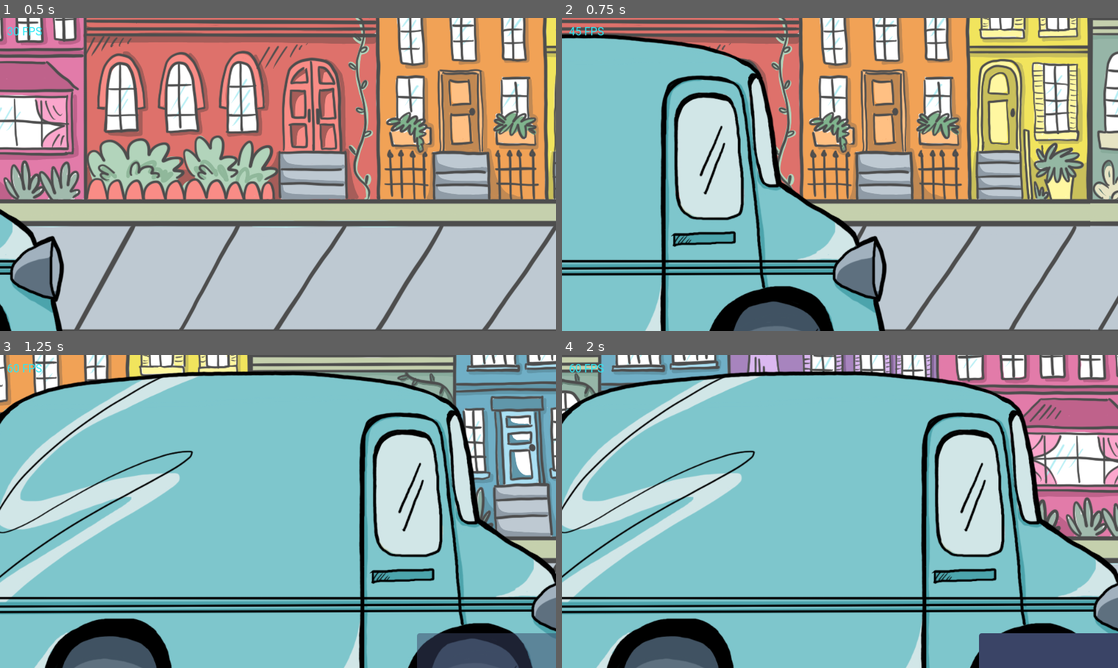
Above: before the commit, frames 1-4 (two rows, left to right).
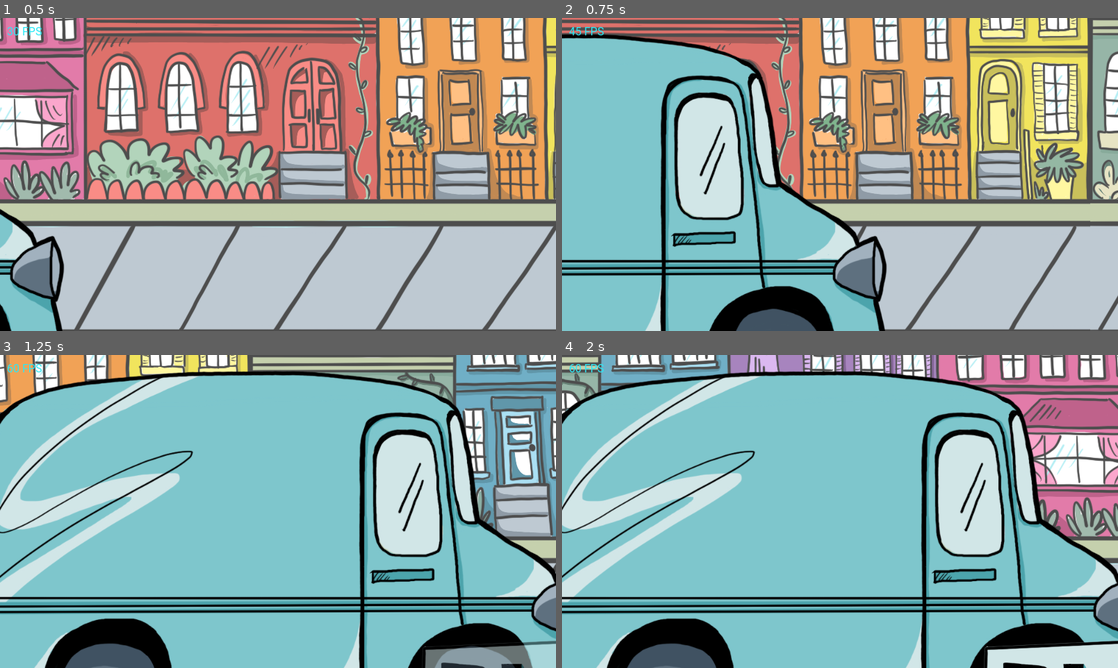
Above: after the commit, the same moments.

Repository: Bloodyaugust/ld-53
Game: Godot game, scene res://scenes/main.tscn
Two runs of this game, one before a commit and one after it. Both use one fixed random seed, a clock stepped at 60 frames per second and the inputs below.
Inputs (mouse positions are in pixels of both pictures, inside the frame that each line leads up to):
- Up to frame 1 (0.5 s): no input
- Up to frame 2 (0.75 s): move the mouse to (962, 158) at 0.52 s; hold Right (ui_right) from 0.53 s (still down); click (962, 158) at 0.67 s
- Up to frame 3 (1.25 s): keep holding Right (ui_right)
- Up to frame 4 (2 s): release Right (ui_right) at 1.25 s; drag from (728, 527) to (812, 574) at 1.27 s

Frame 1 is identical in both runs. In frame 2, 0.5% of the frame differs, in the area x 30-47%, y 90-100%; in frame 3, 3.3%; in frame 4, 3.4%, in the area x 11-100%, y 88-100%.

Commit message:
Add play button and mailbox sprites
- Tweak placement of some chunk actors
- Update truck sprites

Diff:
--- a/actors/BackgroundChunks/Chunk-5.tscn
+++ b/actors/BackgroundChunks/Chunk-5.tscn
@@ -11,4 +11,4 @@
 texture = ExtResource("2_jy7qi")
 
 [node name="DropoffPoint" parent="." instance=ExtResource("3_dgvfe")]
-position = Vector2(-508, -1)
+position = Vector2(-496, -58)
--- a/actors/DropoffPoint.gd
+++ b/actors/DropoffPoint.gd
@@ -1,4 +1,4 @@
-extends Sprite2D
+extends Node2D
 
 @onready var _area2d: Area2D = %Area2D
 
--- a/actors/DropoffPoint.tscn
+++ b/actors/DropoffPoint.tscn
@@ -1,17 +1,18 @@
 [gd_scene load_steps=4 format=3 uid="uid://b2rkn3jrong4f"]
 
-[ext_resource type="Texture2D" uid="uid://4typrc2p2rra" path="res://icon.png" id="1_umk5r"]
 [ext_resource type="Script" path="res://actors/DropoffPoint.gd" id="2_e6c8i"]
+[ext_resource type="Texture2D" uid="uid://br6s1j1va8ggl" path="res://sprites/mailbox.png" id="2_ul7pd"]
 
 [sub_resource type="RectangleShape2D" id="RectangleShape2D_75lie"]
 size = Vector2(64, 169.075)
 
-[node name="DropoffPoint" type="Sprite2D"]
+[node name="DropoffPoint" type="Node2D"]
 modulate = Color(1, 1, 0.0980392, 1)
-position = Vector2(0, -35)
-scale = Vector2(1, 2.09375)
-texture = ExtResource("1_umk5r")
 script = ExtResource("2_e6c8i")
+
+[node name="Sprite2D" type="Sprite2D" parent="."]
+scale = Vector2(0.3, 0.3)
+texture = ExtResource("2_ul7pd")
 
 [node name="Area2D" type="Area2D" parent="." groups=["dropoff"]]
 unique_name_in_owner = true
--- a/actors/Player.gd
+++ b/actors/Player.gd
@@ -80,6 +80,8 @@
           _health = data.health
           _state = STATES.DRIVING
           Store.state.move_speed = data.max_move_speed
+          _area2D.monitorable = false
+          _area2D.monitoring = false
         GameConstants.GAME_RESULTS:
           if _tween:
             _tween.kill()
@@ -90,6 +92,8 @@
           if _tween:
             _tween.kill()
 
+          _area2D.monitorable = true
+          _area2D.monitoring = true
           _tween = create_tween().set_trans(Tween.TRANS_LINEAR)
           _state = STATES.RESETTING
           Store.state.move_speed = 0.0
--- a/actors/TutorialChunks/Chunk-3.tscn
+++ b/actors/TutorialChunks/Chunk-3.tscn
@@ -12,8 +12,8 @@
 texture = ExtResource("2_ea17x")
 
 [node name="Sprite2D2" type="Sprite2D" parent="."]
-position = Vector2(532, -212)
+position = Vector2(542, -273)
 texture = ExtResource("3_4f2va")
 
 [node name="DropoffPoint" parent="." instance=ExtResource("4_5guor")]
-position = Vector2(533, -2)
+position = Vector2(543, -63)
--- a/project.godot
+++ b/project.godot
@@ -60,12 +60,14 @@
 "deadzone": 0.5,
 "events": [Object(InputEventKey,"resource_local_to_scene":false,"resource_name":"","device":0,"window_id":0,"alt_pressed":false,"shift_pressed":false,"ctrl_pressed":false,"meta_pressed":false,"pressed":false,"keycode":0,"physical_keycode":87,"key_label":0,"unicode":0,"echo":false,"script":null)
 , Object(InputEventJoypadMotion,"resource_local_to_scene":false,"resource_name":"","device":-1,"axis":1,"axis_value":-1.0,"script":null)
+, Object(InputEventKey,"resource_local_to_scene":false,"resource_name":"","device":-1,"window_id":0,"alt_pressed":false,"shift_pressed":false,"ctrl_pressed":false,"meta_pressed":false,"pressed":false,"keycode":0,"physical_keycode":4194320,"key_label":0,"unicode":0,"echo":false,"script":null)
 ]
 }
 move_down={
 "deadzone": 0.5,
 "events": [Object(InputEventKey,"resource_local_to_scene":false,"resource_name":"","device":0,"window_id":0,"alt_pressed":false,"shift_pressed":false,"ctrl_pressed":false,"meta_pressed":false,"pressed":false,"keycode":0,"physical_keycode":83,"key_label":0,"unicode":0,"echo":false,"script":null)
 , Object(InputEventJoypadMotion,"resource_local_to_scene":false,"resource_name":"","device":-1,"axis":1,"axis_value":1.0,"script":null)
+, Object(InputEventKey,"resource_local_to_scene":false,"resource_name":"","device":-1,"window_id":0,"alt_pressed":false,"shift_pressed":false,"ctrl_pressed":false,"meta_pressed":false,"pressed":false,"keycode":0,"physical_keycode":4194322,"key_label":0,"unicode":0,"echo":false,"script":null)
 ]
 }
 
--- a/scenes/main.tscn
+++ b/scenes/main.tscn
@@ -19,7 +19,9 @@
 [ext_resource type="PackedScene" uid="uid://dkebah7fnyvlo" path="res://actors/BackgroundChunks/Chunk-1.tscn" id="9_7rlw0"]
 [ext_resource type="Script" path="res://scripts/controllers/ChunkController.gd" id="10_4x66y"]
 [ext_resource type="Script" path="res://views/Results.gd" id="13_pcmex"]
+[ext_resource type="Texture2D" uid="uid://d0bmp56nfrgcv" path="res://sprites/buttons/playbutton1.png" id="14_f2ex7"]
 [ext_resource type="Script" path="res://views/HUD.gd" id="14_q0ovd"]
+[ext_resource type="Texture2D" uid="uid://h5rl4l7asebq" path="res://sprites/buttons/playbutton2.png" id="15_ok0r8"]
 
 [sub_resource type="SpriteFrames" id="SpriteFrames_opsxp"]
 animations = [{
@@ -112,15 +114,18 @@
 theme = ExtResource("2_1ffbx")
 script = ExtResource("4")
 
-[node name="Play" type="Button" parent="UIRoot/MainMenu"]
+[node name="Play" type="TextureButton" parent="UIRoot/MainMenu"]
 unique_name_in_owner = true
 layout_mode = 2
 offset_left = 600.0
 offset_top = 400.0
 offset_right = 1012.0
 offset_bottom = 646.0
-theme_override_font_sizes/font_size = 20
-text = "Play"
+mouse_default_cursor_shape = 2
+texture_normal = ExtResource("14_f2ex7")
+texture_pressed = ExtResource("15_ok0r8")
+ignore_texture_size = true
+stretch_mode = 0
 
 [node name="About" type="Button" parent="UIRoot/MainMenu"]
 unique_name_in_owner = true
--- a/views/MainMenu.gd
+++ b/views/MainMenu.gd
@@ -1,7 +1,7 @@
 extends Control
 
 @onready var _about_button: Button = %About
-@onready var _play_button: Button = %Play
+@onready var _play_button: TextureButton = %Play
 
 func _on_about_button_pressed() -> void:
   ViewController.set_client_view(ViewController.CLIENT_VIEWS.ABOUT)
Not shown: 1 places in scenes/main.tscn that only renumber resources
Binary file added: sprites/buttons/playbutton1.png
Not shown, added: sprites/buttons/playbutton1.png.import
Binary file added: sprites/buttons/playbutton2.png
Not shown, added: sprites/buttons/playbutton2.png.import
Binary file added: sprites/mailbox.png
Not shown, added: sprites/mailbox.png.import
Binary file changed: sprites/truck/truck1.png
Binary file changed: sprites/truck/truck2.png
